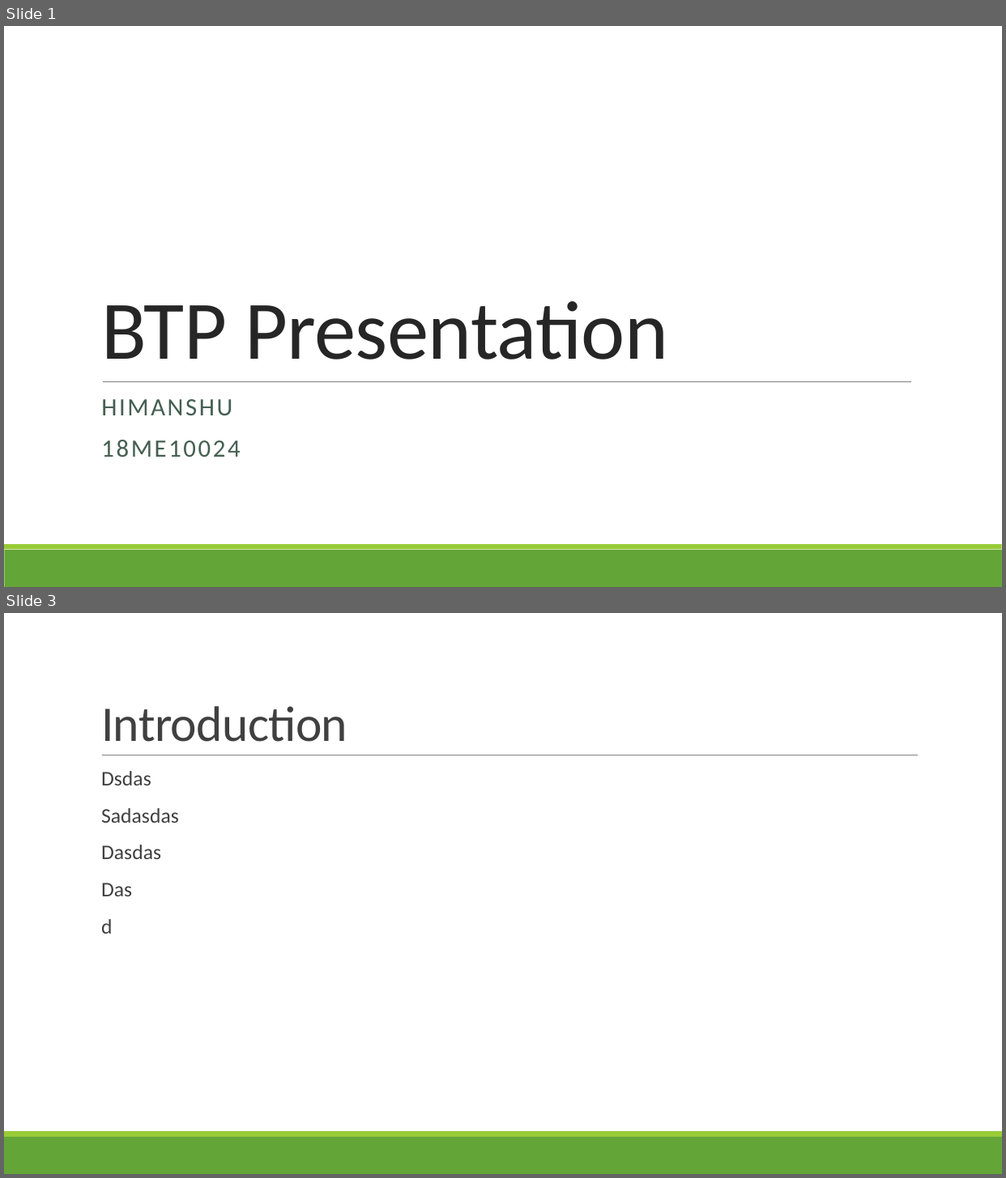
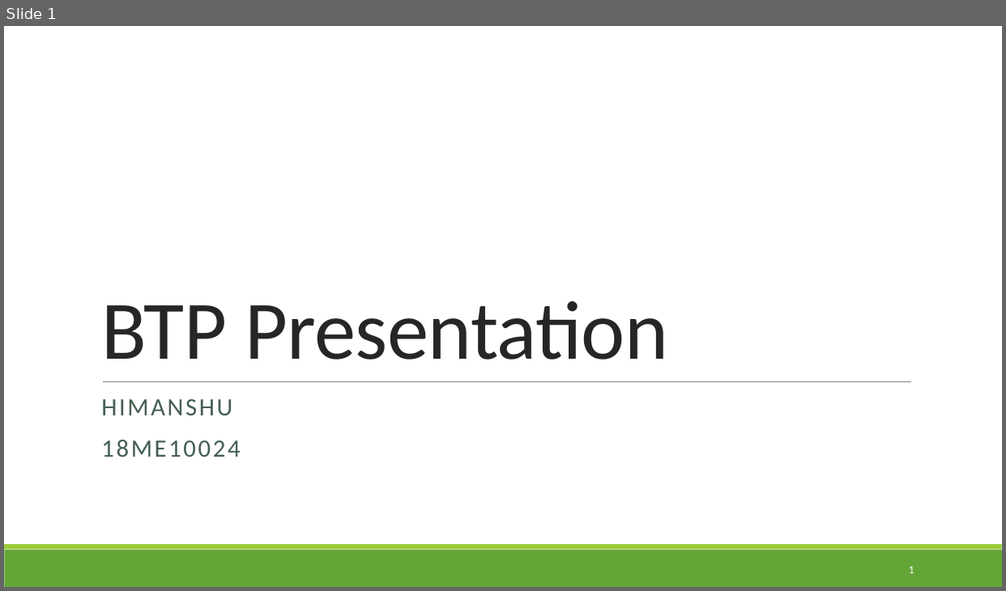
Before and after one commit to HimanshuKGP007/COV_Project, a slide deck: BTP_Files/PPT/BTP Presentation.pptx. Shown one above the other, each under a label of ours: slides 1 and 3 before the commit, slide 1 after it; the slides between them are not shown. The pictures are 1006x1178 and 1006x591 pixels, drawn with LibreOffice and Linux fonts; fonts in the diff are those of the drawing. Boxes give left, top, right and bottom in pixels: in the first picture for what was removed or moved away, otherwise in the second. Text is boxed around its words. In the diff, an @@ line names an element or a change of style, - is before the commit and + after.

```diff
--- a/BTP_Files/PPT/BTP Presentation.pptx
+++ b/BTP_Files/PPT/BTP Presentation.pptx
@@ slide 3 removed at box(4, 613, 1002, 1174), background #FFFFFF; not listed: 2 template elements that a slide beside it also shows @@
@@ title removed at box(101, 706, 347, 742) @@
-Introduction
@@ line removed from (102, 756) to (918, 756) @@
@@ text removed at box(101, 771, 179, 934) @@
-  Dsdas
-  Sadasdas
-  Dasdas
-  Das
-  d
@@ slide 1 changed as well @@
@@ page number added at box(909, 566, 914, 574), 10.5 pt, text #FFFFFF @@
+1
```
Also in this commit, not shown: 1 other slide changed, 11 slides added, 2 other slides removed, 2 other files.
